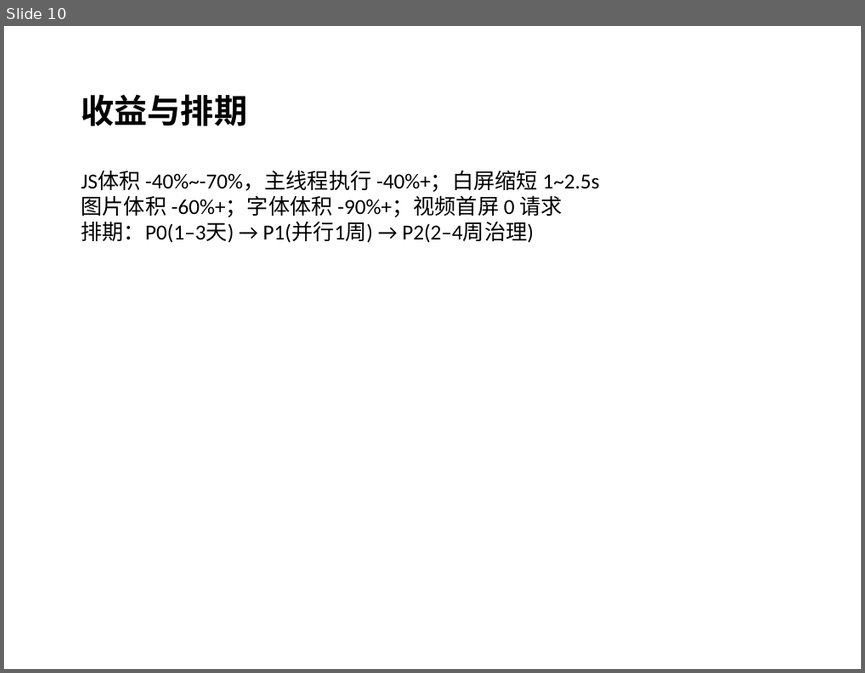
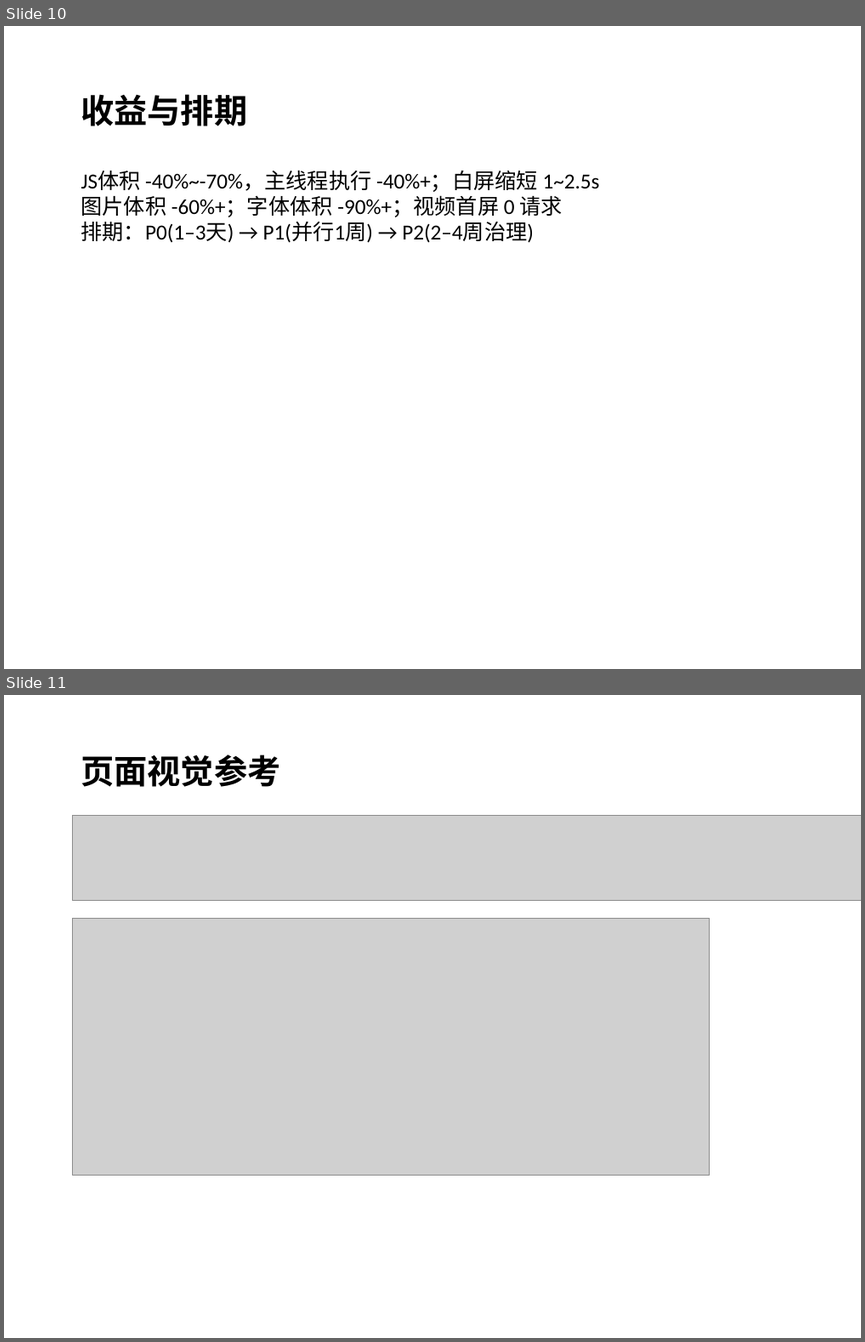
Before and after one commit to 330553981/android-design-support-lib-sample, a slide deck: 荣威M7DMH_移动端性能审计汇报.pptx. Shown one above the other, each under a label of ours: slide 10 before the commit, slides 10 and 11 after it. The pictures are 865x673 and 865x1342 pixels, drawn with LibreOffice and Linux fonts; fonts in the diff are those of the drawing; grey boxes stand for pictures. Boxes give left, top, right and bottom in pixels: in the first picture for what was removed or moved away, otherwise in the second. Text is boxed around its words. In the diff, an @@ line names an element or a change of style, - is before the commit and + after.

```diff
--- a/荣威M7DMH_移动端性能审计汇报.pptx
+++ b/荣威M7DMH_移动端性能审计汇报.pptx
@@ slide 11 added at [4, 695, 861, 1338], background #FFFFFF @@
@@ text added at [81, 755, 281, 787], 28 pt, text #000000, bold @@
+页面视觉参考
@@ picture added at [73, 815, 861, 901] @@
@@ picture added at [73, 918, 710, 1174] @@
```
Also in this commit, not shown: 3 other slides added, 2 other files.
